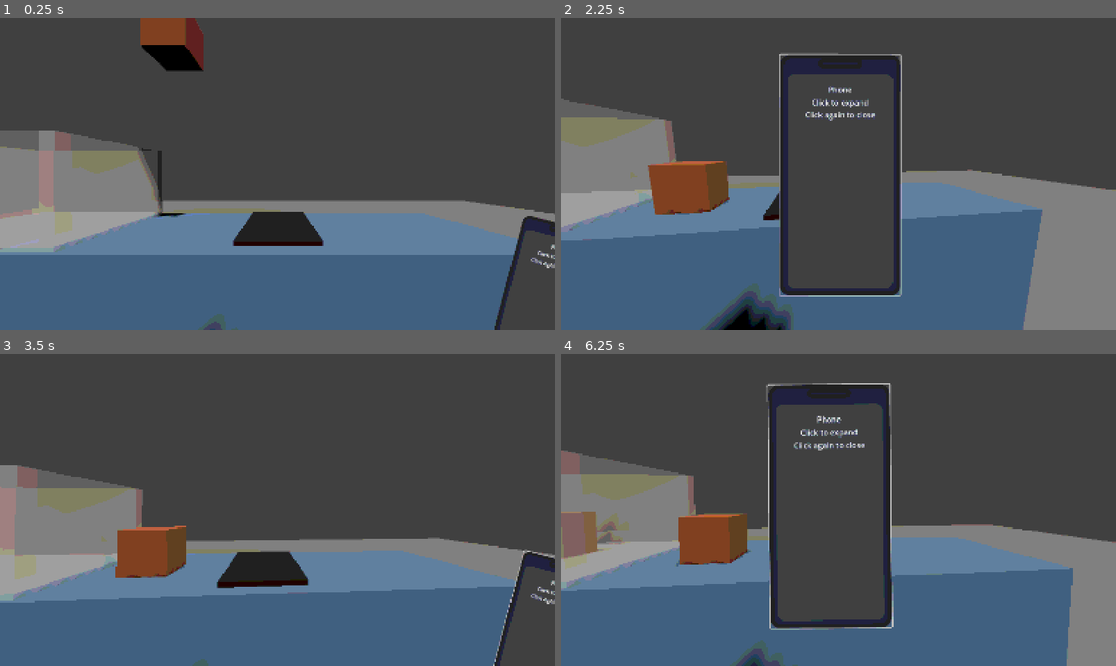
Above: before the commit, frames 1-4 (two rows, left to right).
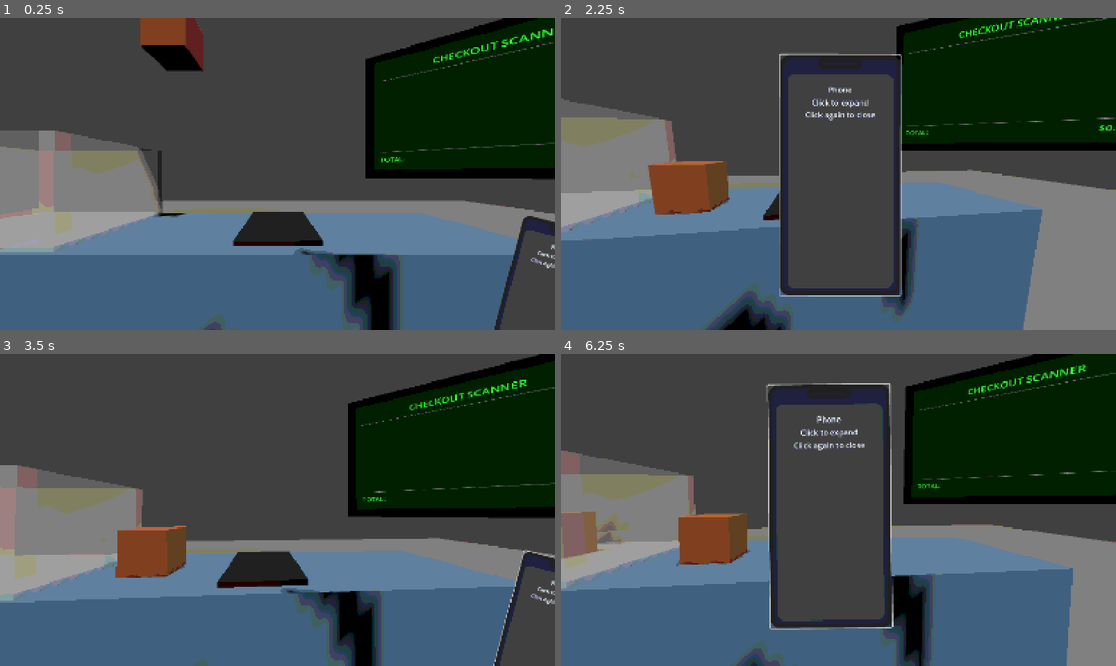
Above: after the commit, the same moments.

Repository: Filkspline/LastShift
Game: Godot game, scene res://scenes/testmain.tscn
The game is run twice, just before and just after one commit, with the same random seed, the same clock (stepped at 60 frames per second) and the same inputs.
Inputs (mouse positions are in pixels of both pictures, inside the frame that each line leads up to):
- Up to frame 1 (0.25 s): no input
- Up to frame 2 (2.25 s): click (1104, 305) at 0.5 s; click (838, 174) at 1.25 s; click (1104, 305) at 2 s
- Up to frame 3 (3.5 s): tap Enter at 2.75 s; move the mouse to (399, 494) at 2.77 s; click (399, 494) at 2.92 s
- Up to frame 4 (6.25 s): tap Enter every 0.75 s from 3.5 to 5.75 s; drag from (727, 525) to (810, 572) at 3.52 s; move the mouse to (894, 441) at 4.27 s; click (894, 441) at 4.42 s; drag from (810, 572) to (672, 463) at 5.02 s; move the mouse to (1005, 556) at 5.77 s; click (1005, 556) at 5.92 s

The runs differ from the first frame. In frame 1, 19% of the frame differs, in the area x 52-100%, y 0-100%; in frame 2, 18%; in frame 3, 20%, in the area x 50-100%, y 0-100%; in frame 4, 19%.

Commit message:
added a screen

Diff:
--- /dev/null
+++ b/last-shift-ver-1/scenes/scanner_screen.tscn
@@ -0,0 +1,107 @@
+[gd_scene load_steps=6 format=3 uid="uid://dcjuceamxttem"]
+
+[ext_resource type="Script" uid="uid://oaedllgqqpkg" path="res://scripts/scanner_screen.gd" id="1_screen"]
+
+[sub_resource type="BoxMesh" id="BoxMesh_screen"]
+size = Vector3(0.6, 0.4, 0.05)
+
+[sub_resource type="StandardMaterial3D" id="StandardMaterial3D_screen"]
+albedo_color = Color(0.1, 0.1, 0.1, 1)
+metallic = 0.8
+roughness = 0.3
+
+[sub_resource type="QuadMesh" id="QuadMesh_display"]
+size = Vector2(0.55, 0.35)
+
+[sub_resource type="StandardMaterial3D" id="StandardMaterial3D_display"]
+albedo_color = Color(0.05, 0.15, 0.05, 1)
+emission_enabled = true
+emission = Color(0.1, 0.3, 0.1, 1)
+emission_energy_multiplier = 0.5
+
+[node name="ScannerScreen" type="Node3D"]
+script = ExtResource("1_screen")
+
+[node name="ScreenFrame" type="MeshInstance3D" parent="."]
+mesh = SubResource("BoxMesh_screen")
+surface_material_override/0 = SubResource("StandardMaterial3D_screen")
+
+[node name="DisplayScreen" type="MeshInstance3D" parent="."]
+transform = Transform3D(1, 0, 0, 0, 1, 0, 0, 0, 1, 0, 0, 0.026)
+mesh = SubResource("QuadMesh_display")
+surface_material_override/0 = SubResource("StandardMaterial3D_display")
+
+[node name="CanvasLayer" type="CanvasLayer" parent="."]
+layer = 100
+
+[node name="SubViewport" type="SubViewport" parent="CanvasLayer"]
+transparent_bg = true
+size = Vector2i(550, 350)
+
+[node name="ScreenUI" type="Control" parent="CanvasLayer/SubViewport"]
+layout_mode = 3
+anchors_preset = 15
+anchor_right = 1.0
+anchor_bottom = 1.0
+grow_horizontal = 2
+grow_vertical = 2
+
+[node name="Background" type="ColorRect" parent="CanvasLayer/SubViewport/ScreenUI"]
+layout_mode = 1
+anchors_preset = 15
+anchor_right = 1.0
+anchor_bottom = 1.0
+grow_horizontal = 2
+grow_vertical = 2
+color = Color(0.05, 0.15, 0.05, 1)
+
+[node name="MarginContainer" type="MarginContainer" parent="CanvasLayer/SubViewport/ScreenUI"]
+layout_mode = 1
+anchors_preset = 15
+anchor_right = 1.0
+anchor_bottom = 1.0
+grow_horizontal = 2
+grow_vertical = 2
+theme_override_constants/margin_left = 20
+theme_override_constants/margin_top = 20
+theme_override_constants/margin_right = 20
+theme_override_constants/margin_bottom = 20
+
+[node name="VBoxContainer" type="VBoxContainer" parent="CanvasLayer/SubViewport/ScreenUI/MarginContainer"]
+layout_mode = 2
+
+[node name="Header" type="Label" parent="CanvasLayer/SubViewport/ScreenUI/MarginContainer/VBoxContainer"]
+layout_mode = 2
+theme_override_colors/font_color = Color(0.2, 1, 0.2, 1)
+theme_override_font_sizes/font_size = 24
+text = "CHECKOUT SCANNER"
+horizontal_alignment = 1
+
+[node name="Separator" type="HSeparator" parent="CanvasLayer/SubViewport/ScreenUI/MarginContainer/VBoxContainer"]
+layout_mode = 2
+theme_override_constants/separation = 10
+
+[node name="ItemList" type="VBoxContainer" parent="CanvasLayer/SubViewport/ScreenUI/MarginContainer/VBoxContainer"]
+layout_mode = 2
+size_flags_vertical = 3
+
+[node name="HSeparator" type="HSeparator" parent="CanvasLayer/SubViewport/ScreenUI/MarginContainer/VBoxContainer"]
+layout_mode = 2
+theme_override_constants/separation = 10
+
+[node name="TotalContainer" type="HBoxContainer" parent="CanvasLayer/SubViewport/ScreenUI/MarginContainer/VBoxContainer"]
+layout_mode = 2
+
+[node name="TotalLabel" type="Label" parent="CanvasLayer/SubViewport/ScreenUI/MarginContainer/VBoxContainer/TotalContainer"]
+layout_mode = 2
+size_flags_horizontal = 3
+theme_override_colors/font_color = Color(0.2, 1, 0.2, 1)
+theme_override_font_sizes/font_size = 20
+text = "TOTAL:"
+
+[node name="TotalPrice" type="Label" parent="CanvasLayer/SubViewport/ScreenUI/MarginContainer/VBoxContainer/TotalContainer"]
+layout_mode = 2
+theme_override_colors/font_color = Color(0.2, 1, 0.2, 1)
+theme_override_font_sizes/font_size = 20
+text = "$0.00"
+horizontal_alignment = 2
--- a/last-shift-ver-1/scenes/testmain.tscn
+++ b/last-shift-ver-1/scenes/testmain.tscn
@@ -6,6 +6,7 @@
 [ext_resource type="PackedScene" uid="uid://bawe2n6bmgohk" path="res://scenes/grocery_basket.tscn" id="4_mlspm"]
 [ext_resource type="PackedScene" uid="uid://b37rqy2bud8bo" path="res://scenes/grocery_spawner.tscn" id="5_41ujk"]
 [ext_resource type="PackedScene" uid="uid://bhexdqdgmwhcm" path="res://scenes/checkout_scanner.tscn" id="6_hbebi"]
+[ext_resource type="PackedScene" uid="uid://dcjuceamxttem" path="res://scenes/scanner_screen.tscn" id="7_e70go"]
 
 [sub_resource type="PlaneMesh" id="PlaneMesh_1"]
 size = Vector2(20, 20)
@@ -89,3 +90,6 @@
 
 [node name="CheckoutScanner" parent="." instance=ExtResource("6_hbebi")]
 transform = Transform3D(1, 0, 0, 0, 1, 0, 0, 0, 1, 0, 0.879503, -1.438007)
+
+[node name="ScannerScreen" parent="." instance=ExtResource("7_e70go")]
+transform = Transform3D(0.8548666, 0, -0.51884794, 0, 1, 0, 0.51884794, 0, 0.8548666, 0.5636153, 1.5901054, -0.49430025)
--- a/last-shift-ver-1/scripts/autoload/pixelator.gd
+++ b/last-shift-ver-1/scripts/autoload/pixelator.gd
@@ -1,15 +1,15 @@
 extends CanvasLayer
 
 @export var pixel_size: float = 3.0
-@export var range_per_color: int = 8  # Color quantization range (2-32)
-@export var enable_color_quantization: bool = true  # Toggle color reduction on/off
+@export var range_per_color: int = 8
+@export var enable_color_quantization: bool = true
 
 var color_rect: ColorRect
 var shader_material: ShaderMaterial
 
 func _ready() -> void:
-	# Set layer to be on top
-	layer = 100
+	# Set layer BELOW UI text (use a lower number like 50)
+	layer = 50  # Changed from 100
 
 	# Create ColorRect
 	color_rect = ColorRect.new()
@@ -44,8 +44,8 @@
 	if shader_material:
 		shader_material.set_shader_parameter("pixel_size", pixel_size)
 
-func set_range_per_color(range: int) -> void:
-	range_per_color = clamp(range, 2, 32)
+func set_range_per_color(color_range: int) -> void:
+	range_per_color = clamp(color_range, 2, 32)
 	if shader_material:
 		shader_material.set_shader_parameter("range_per_color", range_per_color)
 
@@ -55,7 +55,6 @@
 		shader_material.set_shader_parameter("enable_color_quantization", enabled)
 
 func _notification(what: int) -> void:
-	# Update screen size on viewport resize
 	if what == NOTIFICATION_WM_SIZE_CHANGED and shader_material:
 		var viewport_size = get_viewport().get_visible_rect().size
 		shader_material.set_shader_parameter("screen_size", viewport_size)
--- /dev/null
+++ b/last-shift-ver-1/scripts/canvas_layer.gd
@@ -0,0 +1,17 @@
+extends CanvasLayer
+# Put this on any UI you want to be crisp and unaffected by shaders
+
+func _ready() -> void:
+	# Set layer above the pixelator (which is at 50)
+	layer = 101
+
+	# Ensure text filtering is sharp
+	_set_texture_filter_recursive(self)
+
+func _set_texture_filter_recursive(node: Node) -> void:
+	# Make sure all Control nodes use nearest neighbor filtering for crisp text
+	if node is Control:
+		node.texture_filter = CanvasItem.TEXTURE_FILTER_NEAREST_WITH_MIPMAPS
+
+	for child in node.get_children():
+		_set_texture_filter_recursive(child)
--- a/last-shift-ver-1/scripts/checkout_scanner.gd
+++ b/last-shift-ver-1/scripts/checkout_scanner.gd
@@ -2,14 +2,25 @@
 
 # Track which items have been scanned to avoid duplicate scans
 var scanned_items: Array = []
+var scanner_screen: Node3D = null
 
 func _ready():
-	# Signals are already connected in the scene file, so we don't need to connect them again
-	# Just print that we're ready
 	print("Checkout scanner ready!")
+	# Find the scanner screen (will be added to the scene)
+	call_deferred("find_scanner_screen")
+
+func find_scanner_screen():
+	# Look for the scanner screen in the parent or scene
+	var parent = get_parent().get_parent()
+	if parent:
+		scanner_screen = parent.get_node_or_null("ScannerScreen")
+		if scanner_screen:
+			print("Scanner screen found and connected!")
+		else:
+			print("Warning: Scanner screen not found in scene!")
 
 func _on_body_entered(body: Node3D):
-	# Check if it's a grocery item (works with both placed and spawned items)
+	# Check if it's a grocery item
 	if body is RigidBody3D and (body.is_in_group("grocery_item") or body.name.contains("GroceryItem") or body.has_method("start_drag")):
 		# Check if we haven't already scanned this item
 		if not scanned_items.has(body):
@@ -22,10 +33,19 @@
 		scanned_items.erase(body)
 
 func scan_item(item: Node3D):
-	print("🔔 ITEM SCANNED: ", item.name)
+	# Generate a random price between $1.00 and $15.99
+	var price = randf_range(1.0, 15.99)
 
-	# Optional: Add visual/audio feedback here
-	# You could flash the scanner color, play a beep sound, etc.
+	# Get item name
+	var item_name = item.name
+
+	print("🔔 ITEM SCANNED: %s - $%.2f" % [item_name, price])
+
+	# Add to scanner screen if available
+	if scanner_screen and scanner_screen.has_method("add_scanned_item"):
+		scanner_screen.add_scanned_item(item_name, price)
+
+	# Visual feedback
 	flash_scanner()
 
 func flash_scanner():
--- /dev/null
+++ b/last-shift-ver-1/scripts/scanner_screen.gd
@@ -0,0 +1,87 @@
+extends Node3D
+
+var total_price: float = 0.0
+var item_list: VBoxContainer
+var total_price_label: Label
+var viewport: SubViewport
+var display_mesh: MeshInstance3D
+
+func _ready():
+	# Get references to UI elements - note SubViewport is now under CanvasLayer
+	viewport = $CanvasLayer/SubViewport
+	item_list = $CanvasLayer/SubViewport/ScreenUI/MarginContainer/VBoxContainer/ItemList
+	total_price_label = $CanvasLayer/SubViewport/ScreenUI/MarginContainer/VBoxContainer/TotalContainer/TotalPrice
+	display_mesh = $DisplayScreen
+
+	# Set CanvasLayer to high layer so it's not affected by pixelation shader
+	var canvas_layer = $CanvasLayer
+	canvas_layer.layer = 100
+
+	# Make sure viewport renders with sharp text (no pixelation)
+	viewport.render_target_update_mode = SubViewport.UPDATE_ALWAYS
+
+	# Create viewport texture and apply it to the display mesh
+	var viewport_texture = viewport.get_texture()
+	var material = StandardMaterial3D.new()
+	material.albedo_texture = viewport_texture
+	material.emission_enabled = true
+	material.emission_texture = viewport_texture
+	material.emission_energy_multiplier = 1.5
+	material.shading_mode = BaseMaterial3D.SHADING_MODE_UNSHADED
+	display_mesh.set_surface_override_material(0, material)
+
+	print("Scanner screen ready!")
+
+func add_scanned_item(item_name: String, price: float):
+	# Create a new item entry
+	var item_container = HBoxContainer.new()
+
+	var name_label = Label.new()
+	name_label.text = item_name
+	name_label.size_flags_horizontal = Control.SIZE_EXPAND_FILL
+	name_label.add_theme_color_override("font_color", Color(0.2, 1, 0.2, 1))
+	name_label.add_theme_font_size_override("font_size", 16)
+
+	var price_label = Label.new()
+	price_label.text = "$%.2f" % price
+	price_label.horizontal_alignment = HORIZONTAL_ALIGNMENT_RIGHT
+	price_label.add_theme_color_override("font_color", Color(0.2, 1, 0.2, 1))
+	price_label.add_theme_font_size_override("font_size", 16)
+
+	item_container.add_child(name_label)
+	item_container.add_child(price_label)
+
+	# Add to the list
+	item_list.add_child(item_container)
+
+	# Update total
+	total_price += price
+	total_price_label.text = "$%.2f" % total_price
+
+	# Flash effect
+	flash_screen()
+
+	# Keep only last 5 items visible
+	if item_list.get_child_count() > 5:
+		var oldest = item_list.get_child(0)
+		item_list.remove_child(oldest)
+		oldest.queue_free()
+
+func flash_screen():
+	# Brief flash effect
+	var material = display_mesh.get_active_material(0) as StandardMaterial3D
+	if material:
+		var original_energy = material.emission_energy_multiplier
+		material.emission_energy_multiplier = 3.0
+
+		await get_tree().create_timer(0.1).timeout
+		material.emission_energy_multiplier = original_energy
+
+func clear_items():
+	# Clear all items
+	for child in item_list.get_children():
+		item_list.remove_child(child)
+		child.queue_free()
+
+	total_price = 0.0
+	total_price_label.text = "$0.00"
Not shown: 1 places in last-shift-ver-1/scenes/testmain.tscn that only renumber resources
Not shown, added: last-shift-ver-1/scripts/canvas_layer.gd.uid
Not shown, added: last-shift-ver-1/scripts/scanner_screen.gd.uid
